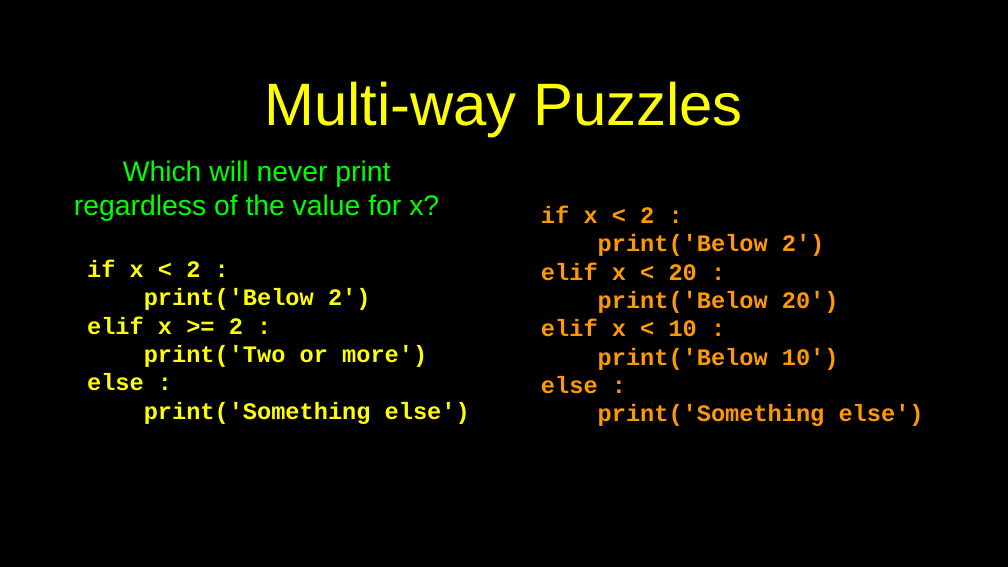
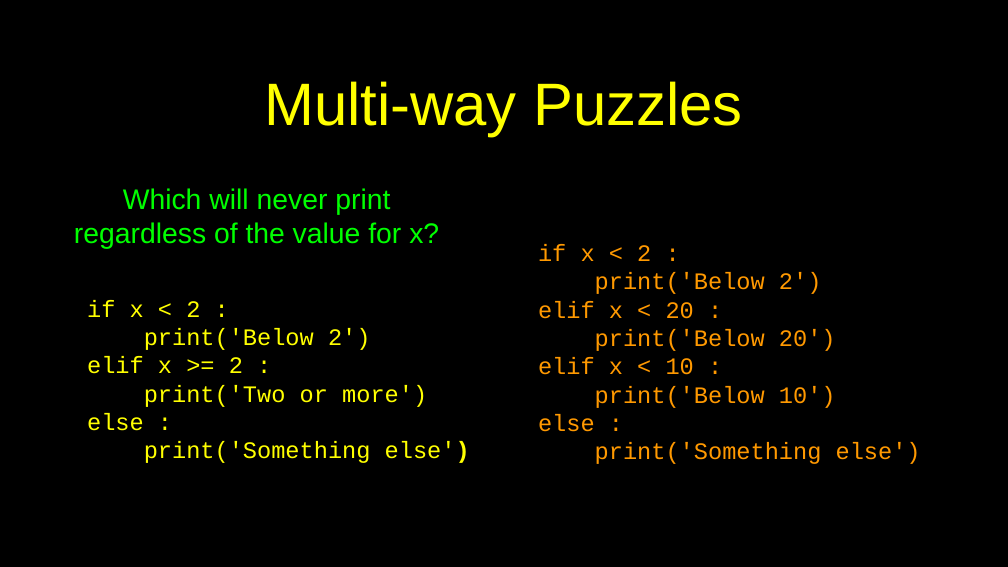
Before and after one commit to csev/py4e, a slide deck: slide 21 of lectures3/Pythonlearn-03-Conditional.pptx. Drawn at 1008x567 pixels with LibreOffice and Linux fonts; fonts in the diff are those of the drawing. Boxes give left, top, right and bottom in pixels: in the first picture for what was removed or moved away, otherwise in the second. Text is boxed around its words. In the diff, an @@ line names an element or a change of style, - is before the commit and + after.

```diff
--- a/lectures3/Pythonlearn-03-Conditional.pptx
+++ b/lectures3/Pythonlearn-03-Conditional.pptx
@@ text "Which will never print regardless ...": place and size @@
-text "Which will never print regardless ..." at <box>74,160,439,221</box>
+text "Which will never print regardless ..." at <box>74,188,439,249</box>
@@ text "if x < 2 :": place and size @@
-text "if x < 2 :" at <box>541,206,924,426</box>
+text "if x < 2 :" at <box>538,244,921,464</box>
@@ text "if x < 2 :" at <box>538,244,921,464</box>: bold off @@
@@ text "if x < 2 :" at <box>87,300,470,463</box>: bold off @@
@@ text "if x < 2 :": place and size @@
-text "if x < 2 :" at <box>87,260,470,424</box>
+text "if x < 2 :" at <box>87,300,470,463</box>
```
Also in this commit, not shown: 23 other slides changed, 2 other files.
